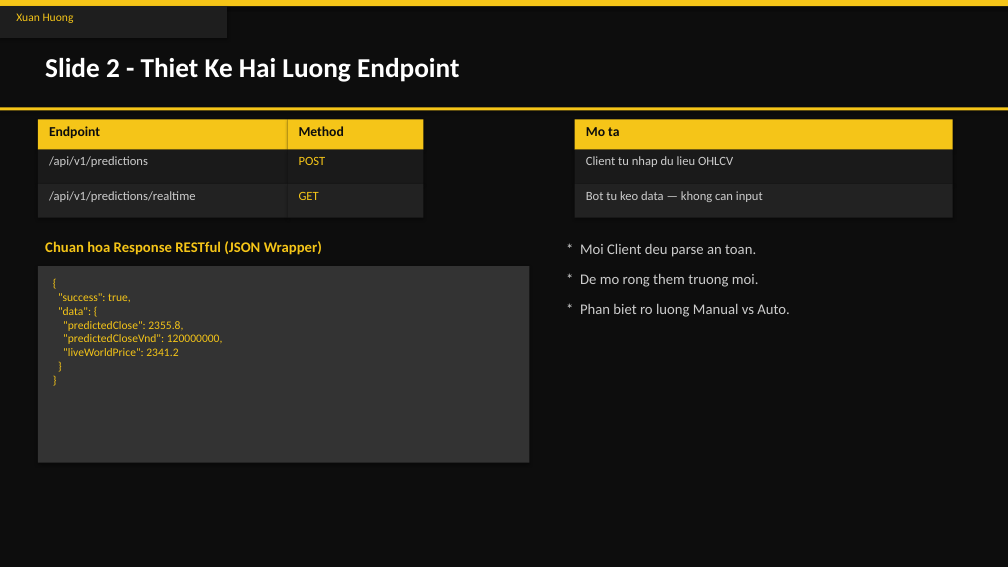
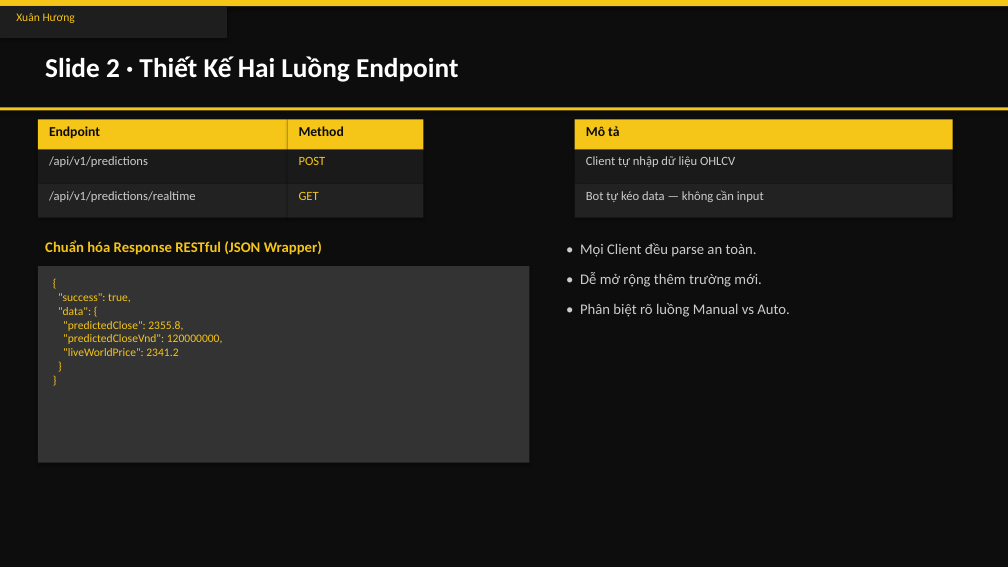
Before and after one commit to ThanhTrunggDEV/Group3, a slide deck: slide 3 of X-AURUM_Presentation.pptx. Drawn at 1008x567 pixels with LibreOffice and Linux fonts; fonts in the diff are those of the drawing. Boxes give left, top, right and bottom in pixels: in the first picture for what was removed or moved away, otherwise in the second. Text is boxed around its words. In the diff, an @@ line names an element or a change of style, - is before the commit and + after.

```diff
--- a/X-AURUM_Presentation.pptx
+++ b/X-AURUM_Presentation.pptx
@@ text at box(16, 13, 75, 23): text changed @@
-Xuan Huong
+Xuân Hương
@@ text at box(45, 56, 458, 82): text changed @@
-Slide 2 - Thiet Ke Hai Luong Endpoint
+Slide 2 · Thiết Kế Hai Luồng Endpoint
@@ text at box(586, 126, 619, 136): text changed @@
-Mo ta
+Mô tả
@@ text at box(586, 156, 735, 167): text changed @@
-Client tu nhap du lieu OHLCV
+Client tự nhập dữ liệu OHLCV
@@ text at box(586, 190, 764, 202): text changed @@
-Bot tu keo data — khong can input
+Bot tự kéo data — không cần input
@@ text at box(45, 240, 322, 255): text changed @@
-Chuan hoa Response RESTful (JSON Wrapper)
+Chuẩn hóa Response RESTful (JSON Wrapper)
@@ text at box(580, 243, 757, 257): text changed @@
-* Moi Client deu parse an toan.
+• Mọi Client đều parse an toàn.
@@ text at box(580, 272, 761, 287): text changed @@
-* De mo rong them truong moi.
+• Dễ mở rộng thêm trường mới.
@@ text at box(580, 303, 790, 317): text changed @@
-* Phan biet ro luong Manual vs Auto.
+• Phân biệt rõ luồng Manual vs Auto.
```
Also in this commit, not shown: 13 other slides changed, 1 other file.
